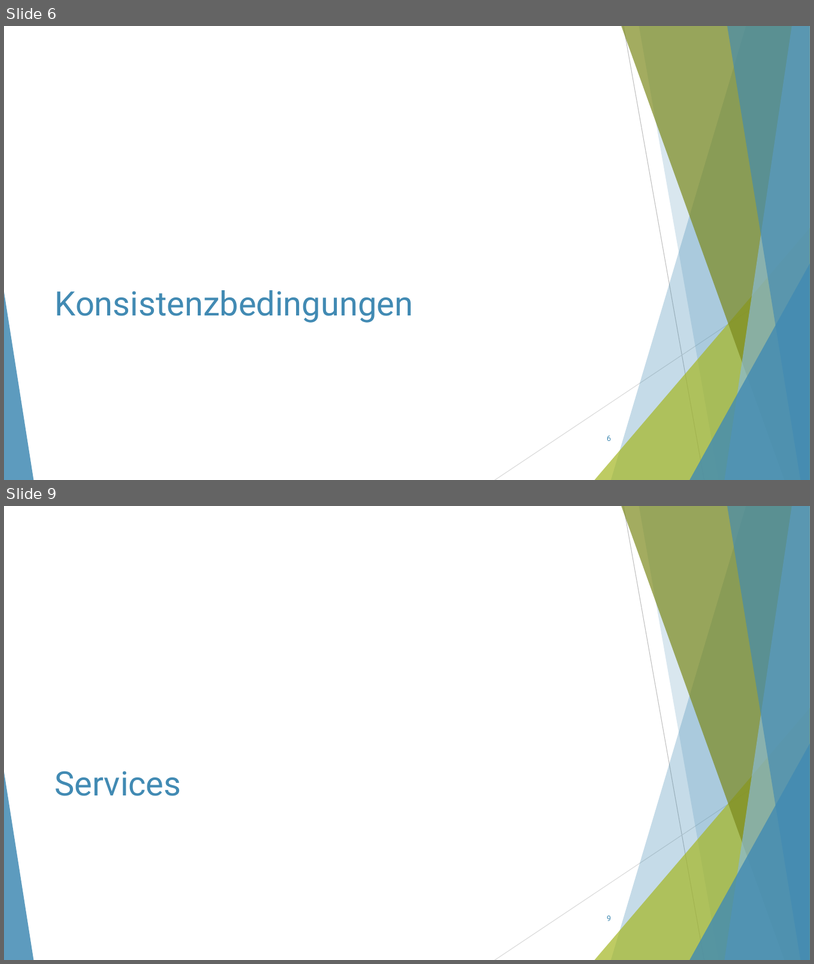
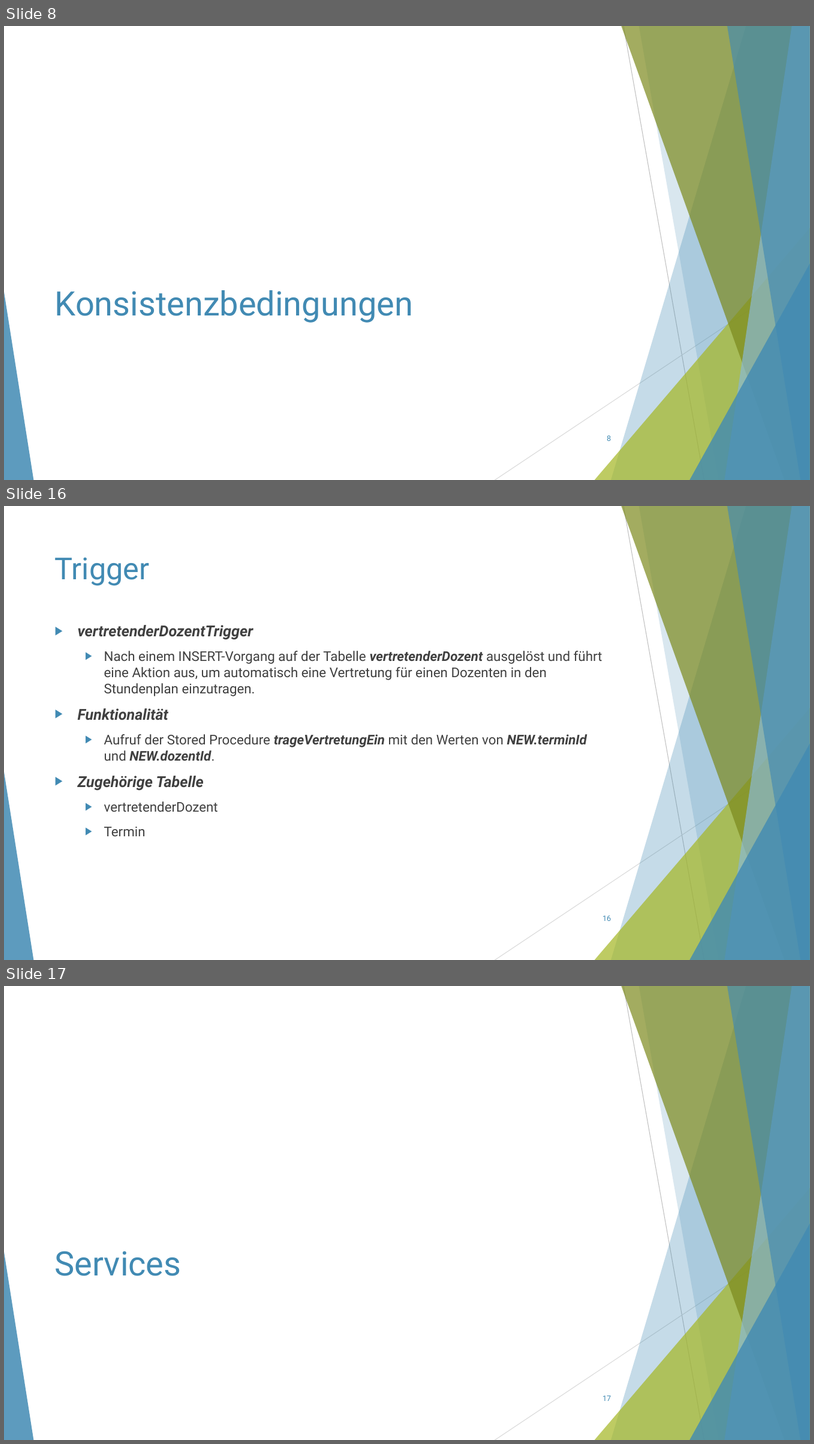
Before and after one commit to ThorbenKonopka/db_WS23_24, a slide deck: Präsentation/Präsentation.pptx. Shown one above the other, each under a label of ours: slides 6 and 9 before the commit, slides 8, 16 and 17 after it; the slides between them are not shown. The pictures are 814x964 and 814x1444 pixels, drawn with LibreOffice and Linux fonts; fonts in the diff are those of the drawing. Boxes give left, top, right and bottom in pixels: in the first picture for what was removed or moved away, otherwise in the second. Text is boxed around its words. In the diff, an @@ line names an element or a change of style, - is before the commit and + after.

```diff
--- a/Präsentation/Präsentation.pptx
+++ b/Präsentation/Präsentation.pptx
@@ slide 16 added at bbox=[4, 506, 810, 960], background #FFFFFF; not listed: 10 template elements that a slide beside it also shows @@
@@ title added at bbox=[55, 557, 150, 586], 36 pt, text #418AB3 @@
+Trigger
@@ text added at bbox=[78, 625, 603, 836], 16 pt, text #404040 @@
+▶ vertretenderDozentTrigger
+  ▶ Nach einem INSERT-Vorgang auf der Tabelle vertretenderDozent ausgelöst und führt eine Aktion aus, um automatisch eine Vertretung für einen Dozenten in den Stundenplan einzutragen.
+▶ Funktionalität
+  ▶ Aufruf der Stored Procedure trageVertretungEin mit den Werten von NEW.terminId und NEW.dozentId.
+▶ Zugehörige Tabelle
+  ▶ vertretenderDozent
+  ▶ Termin
@@ page number added at bbox=[603, 915, 611, 921], 9 pt, text #418AB3 @@
+16
@@ what was slide 6 is now slide 8 @@
@@ what was slide 9 is now slide 17 @@
@@ page number at bbox=[603, 1395, 611, 1401]: text changed @@
-9
+17
```
Also in this commit, not shown: 7 slides changed, 20 other slides added, 5 slides removed.
